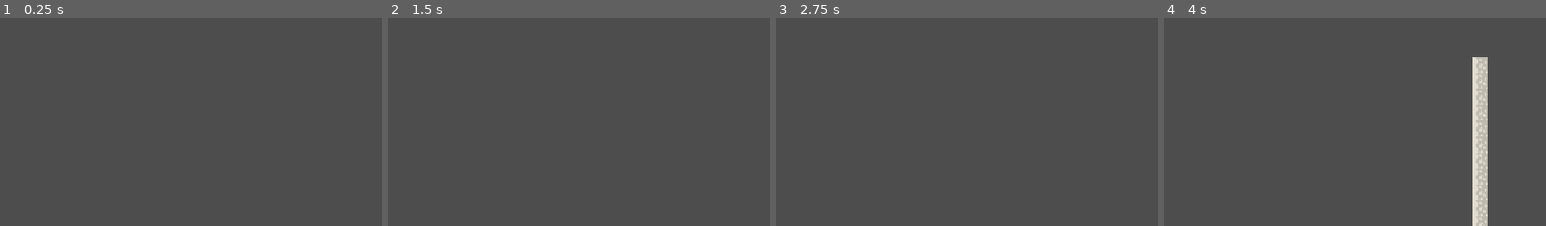
Above: before the commit, frames 1-4 (left to right).
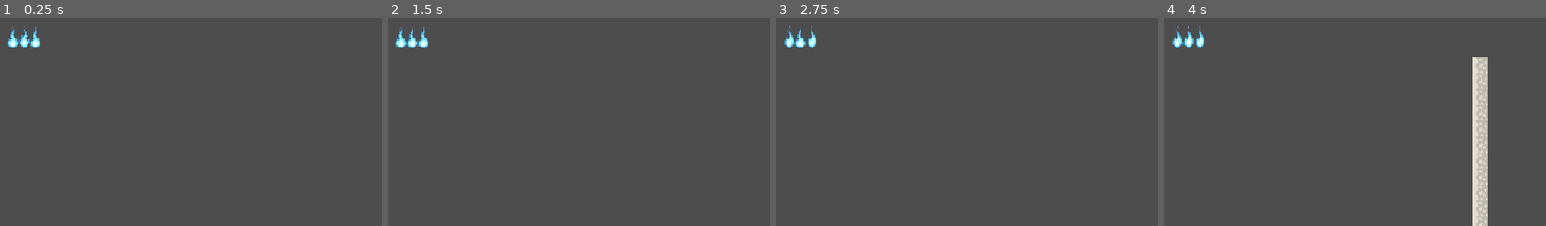
Above: after the commit, the same moments.

Repository: harish-mac/incendium
Game: Godot game, scene res://scenes/game.tscn
Same seed, same stepped clock (60 frames per second), same inputs: the game is played once before the commit and once after it.
Inputs:
- Up to frame 1 (0.25 s): no input
- Up to frame 2 (1.5 s): hold Right (move_right) from 0.53 s (still down); tap Shift (dash) at 0.6 s; tap Space (jump) at 0.77, 0.8, 1.07, 1.35 s
- Up to frame 3 (2.75 s): tap Space (jump) at 1.52, 1.82, 2.3 s; tap Shift (dash) at 1.55, 2.1 s; release Right (move_right) at 2.03 s; hold Left (move_left) from 2.03 s (still down)
- Up to frame 4 (4 s): release Left (move_left) at 2.78 s; hold Right (move_right) from 2.78 s (still down); tap Shift (dash) at 2.85 s; tap Space (jump) at 3.02, 3.32, 3.6, 3.77 s
The pictures show only the part of the screen within x 3-53%, y 0-50%; the shares and areas given below are measured in that part.

The runs differ from the first frame. In frame 1, 0.4% of the frame differs, in the area x 2-11%, y 4-15%; in frame 2, 0.4%; in frame 3, 0.4%; in frame 4, 0.4%.

Commit message:
fixed ui conflicts

Diff:
--- a/scenes/UI.tscn
+++ b/scenes/UI.tscn
@@ -3,10 +3,11 @@
 [ext_resource type="PackedScene" uid="uid://ch8bmbvu6k2x3" path="res://scenes/souls.tscn" id="1_dj8aq"]
 [ext_resource type="Script" uid="uid://bhqihtp8savbv" path="res://scripts/ui.gd" id="1_ro3t7"]
 
-[node name="UI" type="CanvasLayer" unique_id=1469340165]
+[node name="UI" type="CanvasLayer" unique_id=1469340165 groups=["game_ui"]]
 script = ExtResource("1_ro3t7")
 
-[node name="souls" parent="." unique_id=1891883727 instance=ExtResource("1_dj8aq")]
+[node name="souls" parent="." unique_id=1891883727 groups=["game_ui"] instance=ExtResource("1_dj8aq")]
+position = Vector2(50, 50)
 
 [node name="Fade" type="ColorRect" parent="." unique_id=592160024 groups=["game_ui"]]
 anchors_preset = 15
--- a/scenes/game.tscn
+++ b/scenes/game.tscn
@@ -3,6 +3,7 @@
 [ext_resource type="PackedScene" uid="uid://cxdulcap0vg37" path="res://scenes/protag.tscn" id="1_uwrxv"]
 [ext_resource type="Texture2D" uid="uid://d4crr2v6wmdds" path="res://assets/Celestial-Ruins/Tile-Map-All/Tile-Map.png" id="2_yqjtg"]
 [ext_resource type="PackedScene" uid="uid://bx63jfefpd8sb" path="res://scenes/spike.tscn" id="3_lnu2h"]
+[ext_resource type="PackedScene" uid="uid://b4sir3d645vbs" path="res://scenes/UI.tscn" id="4_lbhrr"]
 
 [sub_resource type="TileSetAtlasSource" id="TileSetAtlasSource_lnu2h"]
 texture = ExtResource("2_yqjtg")
@@ -315,3 +316,5 @@
 
 [node name="spike" parent="." unique_id=1256125073 instance=ExtResource("3_lnu2h")]
 position = Vector2(-261, -30)
+
+[node name="UI" parent="." unique_id=1469340165 instance=ExtResource("4_lbhrr")]
--- a/scripts/protag.gd
+++ b/scripts/protag.gd
@@ -3,12 +3,13 @@
 const SPEED = 130.0
 const DASH_SPEED_MULTIPLIER = 2.5
 const JUMP_VELOCITY = -360.0
-const WALL_JUMP_PUSHBACK = 100.0
+const WALL_JUMP_VELOCITY = -260.0
+const WALL_JUMP_PUSHBACK = 160.0
 const WALL_SLIDE_SPEED = 100.0
 
 const DASH_DURATION = 0.25
 const DASH_COOLDOWN = 0.7
-const WALL_JUMP_LOCK_TIME = 0.25
+const WALL_JUMP_LOCK_TIME = 0.08
 
 var dash_time_left := 0.0
 var dash_cooldown_left := 0.0
@@ -19,56 +20,77 @@
 
 var is_dead := false
 
+var _fade: ColorRect
+
 @onready var animated_sprite: AnimatedSprite2D = $AnimatedSprite2D
-@onready var ui = get_tree().get_first_node_in_group("game_ui")
+
 
 func _ready() -> void:
-	# Universally generate the fade screen on top of everything
-	var canvas = CanvasLayer.new()
-	canvas.layer = 100
-	add_child(canvas)
-
-
 	# Checkpoint logic
 	if not Global.has_checkpoint:
 		Global.checkpoint_position = global_position
 		Global.has_checkpoint = true
 
+
+# Returns the fade rect from the shared UI scene (group "game_ui") if the level
+# has one. Otherwise builds a fallback fade so the player works in any level.
+# Looked up lazily so scene load order doesn't matter.
+func _get_fade() -> ColorRect:
+	if is_instance_valid(_fade):
+		return _fade
+
+	var ui := get_tree().get_first_node_in_group("game_ui")
+	if ui and ui.get("fade") is ColorRect:
+		_fade = ui.fade
+		return _fade
+
+	var canvas := CanvasLayer.new()
+	canvas.layer = 100
+	add_child(canvas)
+
+	_fade = ColorRect.new()
+	_fade.color = Color(0, 0, 0, 0)
+	_fade.set_anchors_preset(Control.PRESET_FULL_RECT)
+	_fade.mouse_filter = Control.MOUSE_FILTER_IGNORE
+	canvas.add_child(_fade)
+	return _fade
+
+
+func _fade_to(alpha: float, duration: float = 0.4) -> void:
+	var tween := create_tween()
+	tween.tween_property(_get_fade(), "color:a", alpha, duration)
+	await tween.finished
+
+
 func _physics_process(delta: float) -> void:
 	if is_dead:
 		return
 
-	# Add the gravity
+	# Gravity + wall slide limit
 	if not is_on_floor() and not is_dashing:
 		velocity += get_gravity() * delta
-
-		# Wall Slide Limit
 		if is_on_wall() and velocity.y > 0:
 			velocity.y = min(velocity.y, WALL_SLIDE_SPEED)
 
-	# MOVED: Get standard input direction early so the jump function can read it
 	var direction := Input.get_axis("move_left", "move_right")
 
-	# Handle Jump & Wall Jump
+	# Jump & wall jump
 	if Input.is_action_just_pressed("jump") and not is_dashing:
 		if is_on_floor():
 			velocity.y = JUMP_VELOCITY
 		elif is_on_wall():
-			velocity.y = JUMP_VELOCITY
+			velocity.y = WALL_JUMP_VELOCITY
 
-			# --- ZIG-ZAG LOGIC ---
-			# get_wall_normal().x always points AWAY from the wall.
-			# If you are holding the D-pad/key in that same direction, you want to leap across.
+			# get_wall_normal().x points away from the wall. Holding that
+			# direction leaps across the gap (zig-zag), so push harder.
 			if direction == sign(get_wall_normal().x):
-				# Give a 50% stronger pushback to cross the gap, and cut the steering lock in half
 				velocity.x = get_wall_normal().x * (WALL_JUMP_PUSHBACK * 1.5)
 				wall_jump_lock_left = WALL_JUMP_LOCK_TIME * 0.5
 			else:
-				# Standard vertical climb (holding towards the wall or neutral)
 				velocity.x = get_wall_normal().x * WALL_JUMP_PUSHBACK
 				wall_jump_lock_left = WALL_JUMP_LOCK_TIME
 
-	# Manage Timers
+	# Timers
 	if dash_time_left > 0:
 		dash_time_left -= delta
 	else:
@@ -87,20 +109,20 @@
 		dash_cooldown_left = DASH_COOLDOWN
 		dash_direction = -1.0 if animated_sprite.flip_h else 1.0
 
-	# Apply movement and animations
+	# Movement and animations
 	if is_dashing:
 		velocity.x = dash_direction * SPEED * DASH_SPEED_MULTIPLIER
 		velocity.y = 0
 		animated_sprite.play("roll")
 	else:
-		# Standard horizontal steering (if not locked by wall jump)
+		# Horizontal steering (unless locked by a wall jump)
 		if wall_jump_lock_left <= 0:
 			if direction:
 				velocity.x = direction * SPEED
 			else:
 				velocity.x = move_toward(velocity.x, 0, SPEED)
 
-		# Visual Sprite Flipping
+		# Sprite flipping
 		if wall_jump_lock_left > 0:
 			animated_sprite.flip_h = velocity.x < 0
 		elif not is_on_wall() or is_on_floor():
@@ -109,7 +131,7 @@
 			elif direction < 0:
 				animated_sprite.flip_h = true
 
-		# Handle Animations
+		# Animations
 		if not is_on_floor():
 			if is_on_wall() and velocity.y > 0:
 				animated_sprite.play("wall_slide")
@@ -123,24 +145,6 @@
 
 	move_and_slide()
 
-func respawn() -> void:
-	global_position = Global.checkpoint_position
-	velocity = Vector2.ZERO
-	animated_sprite.play("idle_bop")
-
-	await get_tree().create_timer(0.15).timeout
-
-	var tween := create_tween()
-	tween.tween_property(ui.fade, "color:a", 1.0, 0.4)
-	await tween.finished
-
-	is_dead = false
-
-func game_over() -> void:
-	print("GAME OVER")
-	Global.lives = 3
-	Global.has_checkpoint = false
-	get_tree().reload_current_scene()
 
 func die() -> void:
 	if is_dead:
@@ -148,27 +152,34 @@
 
 	is_dead = true
 	Global.lives -= 1
-
 	velocity = Vector2.ZERO
-
 	print("Lives remaining: ", Global.lives)
 
 	if Global.lives > 0:
 		animated_sprite.play("death")
 		await animated_sprite.animation_finished
-
-		var tween := create_tween()
-		tween.tween_property(ui.fade, "color:a", 1.0, 0.4)
-		await tween.finished
-
+		await _fade_to(1.0)
 		await respawn()
-
 	else:
 		animated_sprite.play("death_final")
 		await animated_sprite.animation_finished
+		await _fade_to(1.0)
+		game_over()
 
-		var tween := create_tween()
-		tween.tween_property(ui.fade, "color:a", 1.0, 0.4)
-		await tween.finished
 
-		game_over()
+func respawn() -> void:
+	global_position = Global.checkpoint_position
+	velocity = Vector2.ZERO
+	animated_sprite.play("idle_bop")
+
+	await get_tree().create_timer(0.15).timeout
+	await _fade_to(0.0)
+
+	is_dead = false
+
+
+func game_over() -> void:
+	print("GAME OVER")
+	Global.lives = 3
+	Global.has_checkpoint = false
+	get_tree().reload_current_scene()
